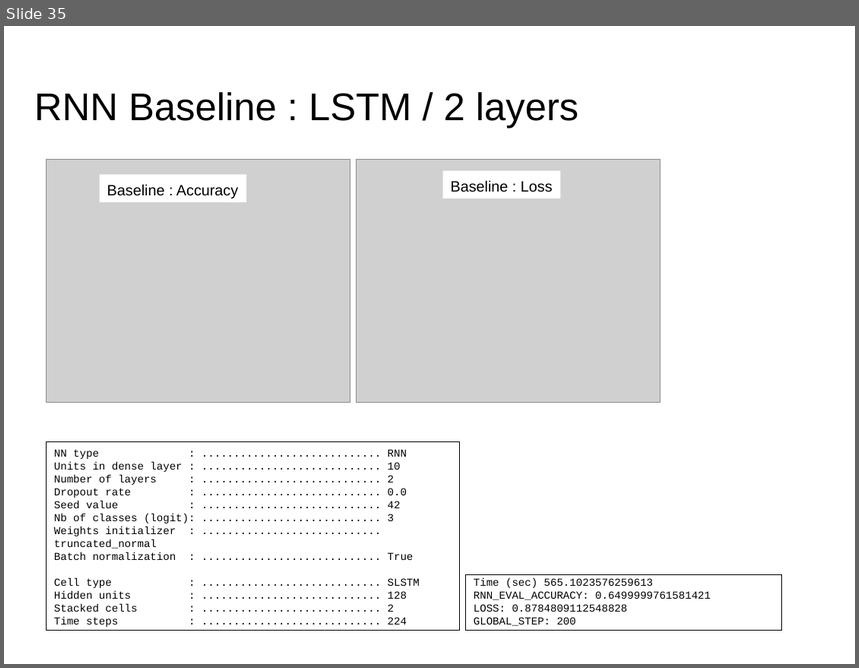
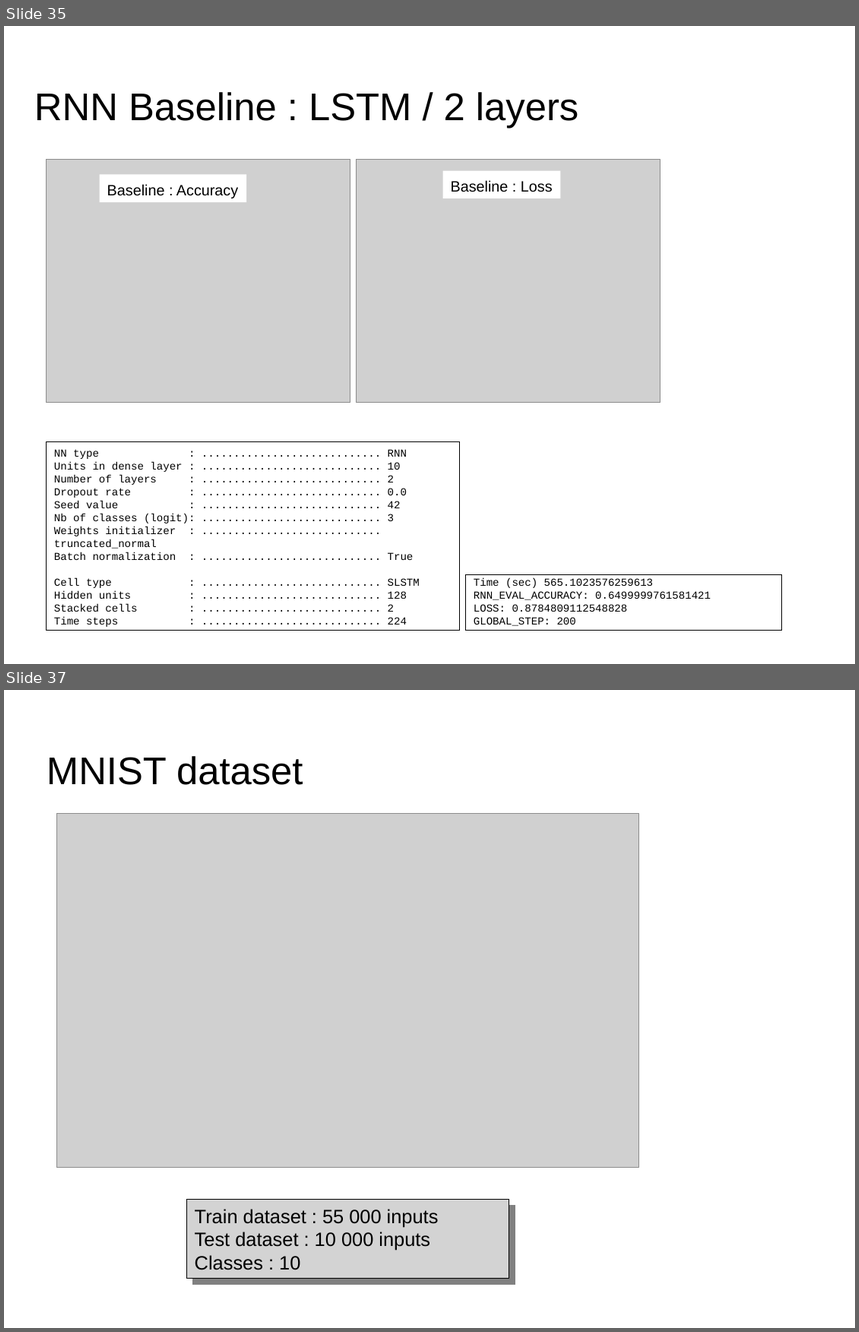
Before and after one commit to dataforcast/OC_Datascientist, a slide deck: P8/report/Openclassrooms_ParcoursDatascientist_P8-V2.odp. Shown one above the other, each under a label of ours: slide 35 before the commit, slides 35 and 37 after it; the slides between them are not shown. The pictures are 859x668 and 859x1332 pixels, drawn with LibreOffice and Linux fonts; fonts in the diff are those of the drawing; grey boxes stand for pictures; background and template pictures are left out. Boxes give left, top, right and bottom in pixels: in the first picture for what was removed or moved away, otherwise in the second. Text is boxed around its words. In the diff, an @@ line names an element or a change of style, - is before the commit and + after.

```diff
--- a/P8/report/Openclassrooms_ParcoursDatascientist_P8-V2.odp
+++ b/P8/report/Openclassrooms_ParcoursDatascientist_P8-V2.odp
@@ slide 37 added at bbox=[4, 690, 855, 1328], background picture (left out) @@
@@ title added at bbox=[47, 756, 303, 785], 36 pt, text #000000 @@
+MNIST dataset
@@ picture added at bbox=[56, 814, 639, 1167] @@
@@ rectangle added at bbox=[187, 1200, 509, 1278], fill #D3D3D3, outline #000000 0 pt, 18 pt, text #000000 @@
+Train dataset : 55 000 inputs
+Test dataset : 10 000 inputs
+Classes : 10
```
Also in this commit, not shown: 6 slides changed, 3 other slides added, 4 other files.
